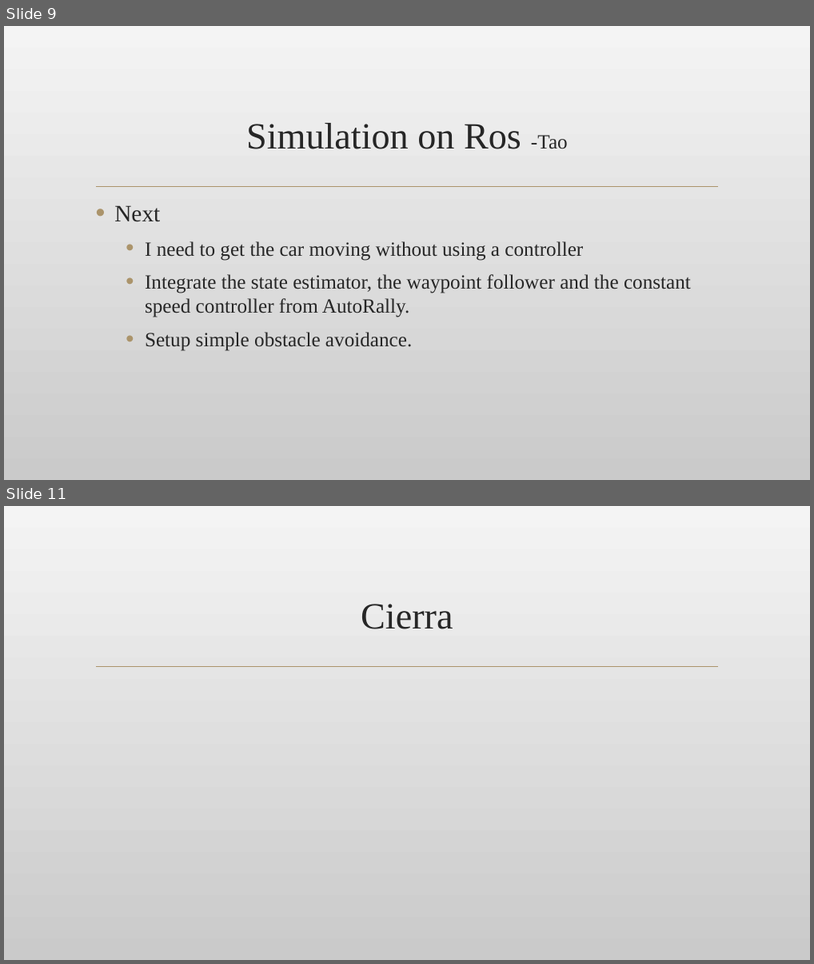
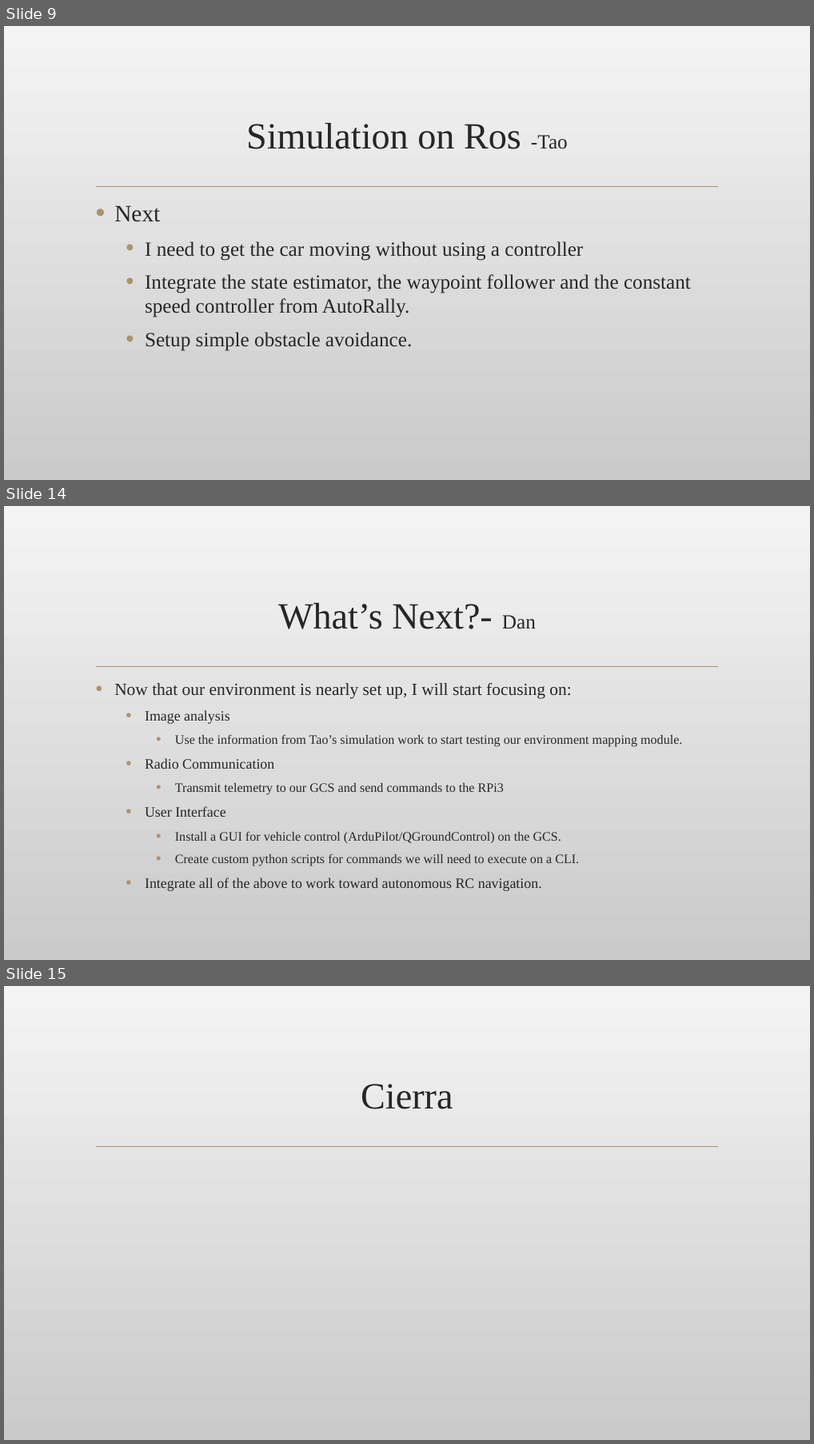
Before and after one commit to TaoChenOSU/ARC, a slide deck: winter_prog/Winter_Progress_Report.pptx. Shown one above the other, each under a label of ours: slides 9 and 11 before the commit, slides 9, 14 and 15 after it; the slides between them are not shown. The pictures are 814x964 and 814x1444 pixels, drawn with LibreOffice and Linux fonts; fonts in the diff are those of the drawing; background and template pictures are left out. Boxes give left, top, right and bottom in pixels: in the first picture for what was removed or moved away, otherwise in the second. Text is boxed around its words. In the diff, an @@ line names an element or a change of style, - is before the commit and + after.

Commit message:
Update powerpoint presentation with Dan's stuff

```diff
--- a/winter_prog/Winter_Progress_Report.pptx
+++ b/winter_prog/Winter_Progress_Report.pptx
@@ slide 14 added at [4, 506, 810, 960], background picture (left out); not listed: 1 template element that a slide beside it also shows @@
@@ title added at [278, 603, 536, 629], 44 pt, text #262626 @@
+What’s Next?- Dan
@@ text added at [114, 683, 682, 891], 15.3 pt, text #262626 @@
+• Now that our environment is nearly set up, I will start focusing on:
+  • Image analysis
+    • Use the information from Tao’s simulation work to start testing our environment mapping module.
+  • Radio Communication
+    • Transmit telemetry to our GCS and send commands to the RPi3
+  • User Interface
+    • Install a GUI for vehicle control (ArduPilot/QGroundControl) on the GCS.
+    • Create custom python scripts for commands we will need to execute on a CLI.
+  • Integrate all of the above to work toward autonomous RC navigation.
@@ what was slide 11 is now slide 15 @@
```
Also in this commit, not shown: 4 other slides added, 1 slide removed.
